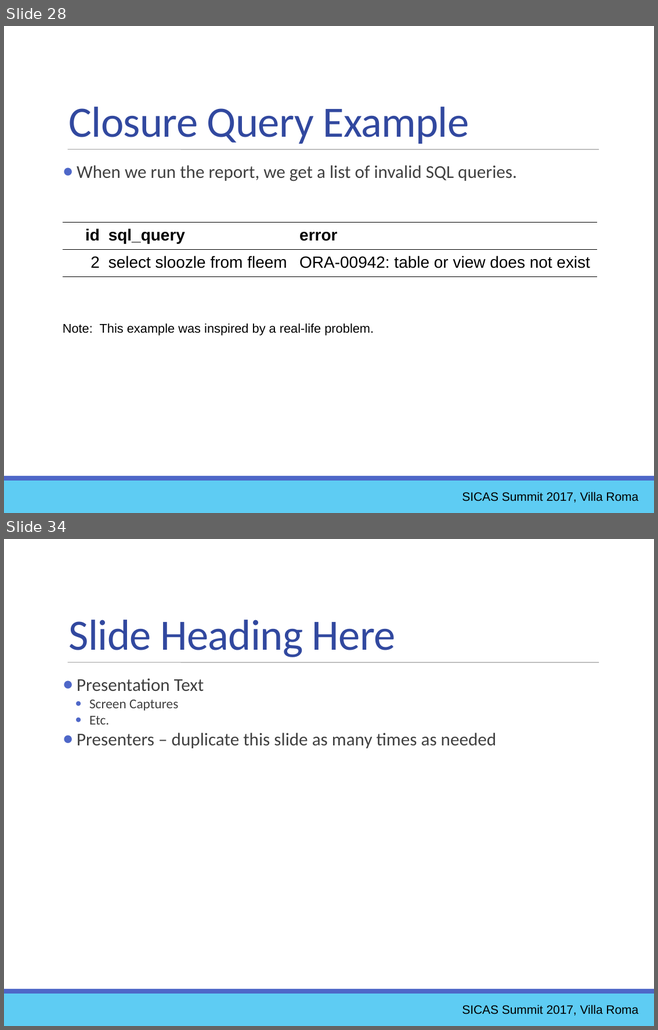
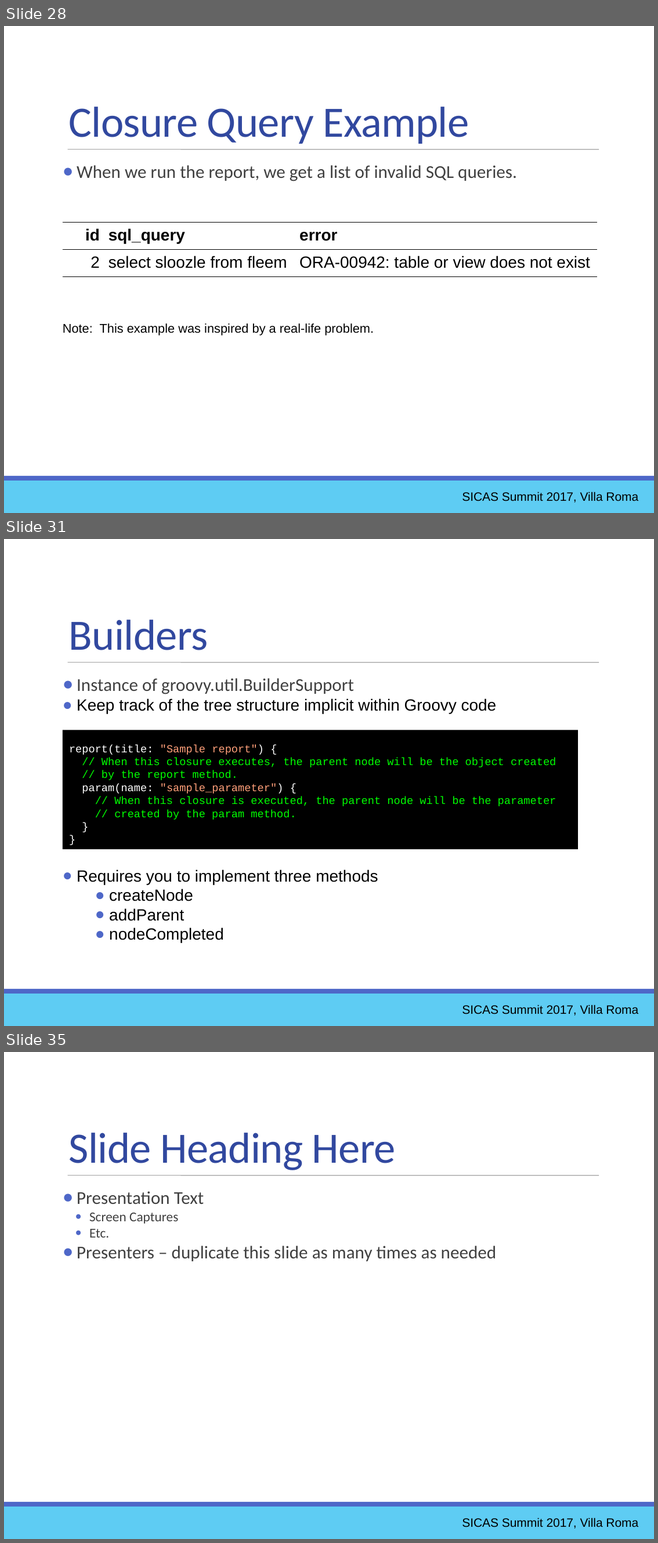
Before and after one commit to ewcole/simple_report, a slide deck: docs/SICAS_2017/Cole_Drop-In Reporting with Groovy.pptx. Shown one above the other, each under a label of ours: slides 28 and 34 before the commit, slides 28, 31 and 35 after it; the slides between them are not shown. The pictures are 658x1030 and 658x1543 pixels, drawn with LibreOffice and Linux fonts; fonts in the diff are those of the drawing. Boxes give left, top, right and bottom in pixels: in the first picture for what was removed or moved away, otherwise in the second. Text is boxed around its words. In the diff, an @@ line names an element or a change of style, - is before the commit and + after.

Commit message:
Start writing about SimpleReportBuilder

```diff
--- a/docs/SICAS_2017/Cole_Drop-In Reporting with Groovy.pptx
+++ b/docs/SICAS_2017/Cole_Drop-In Reporting with Groovy.pptx
@@ slide 31 added at (x1=4, y1=539, x2=654, y2=1026), background #FFFFFF; not listed: 3 template elements that a slide beside it also shows @@
@@ text added at (x1=69, y1=620, x2=208, y2=650), 48 pt, text #31489F @@
+Builders
@@ text added at (x1=76, y1=678, x2=496, y2=714), 18 pt, text #000000 @@
+● Instance of groovy.util.BuilderSupport
+● Keep track of the tree structure implicit within Groovy code
@@ rectangle added at (x1=63, y1=730, x2=578, y2=849), fill #000000, 12 pt, text #00FF00 @@
+report(title: "Sample report") {
+// When this closure executes, the parent node will be the object created
+// by the report method.
+param(name: "sample_parameter") {
+// When this closure is executed, the parent node will be the parameter
+// created by the param method.
+}
+}
@@ text added at (x1=76, y1=870, x2=378, y2=943), 18 pt, text #000000 @@
+● Requires you to implement three methods
+  ● createNode
+  ● addParent
+  ● nodeCompleted
@@ text added at (x1=462, y1=1005, x2=638, y2=1016), 13.5 pt, text #000000 @@
+SICAS Summit 2017, Villa Roma
@@ what was slide 34 is now slide 35 @@
```
Also in this commit, not shown: 14 slides changed, 1 other slide added, 2 slides removed, 2 other files.
